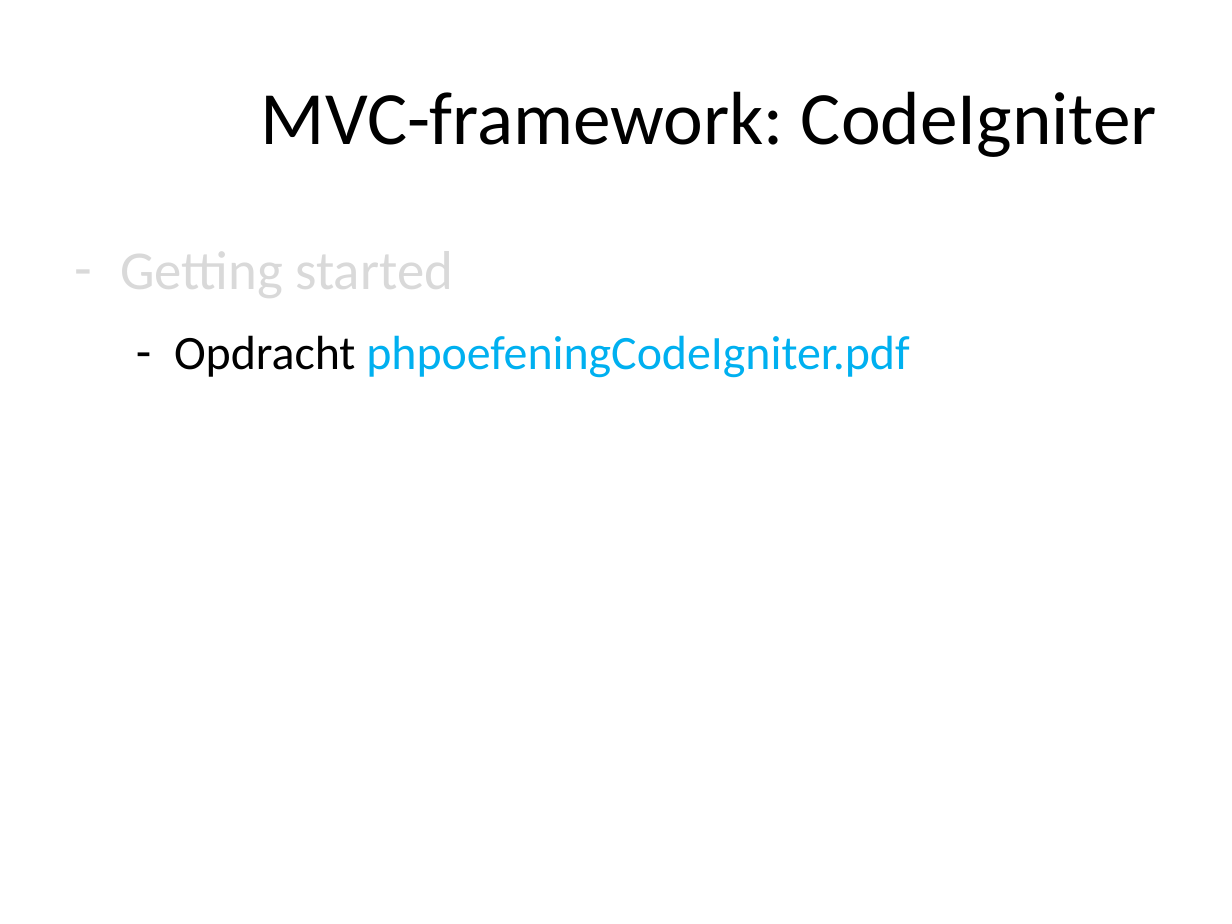
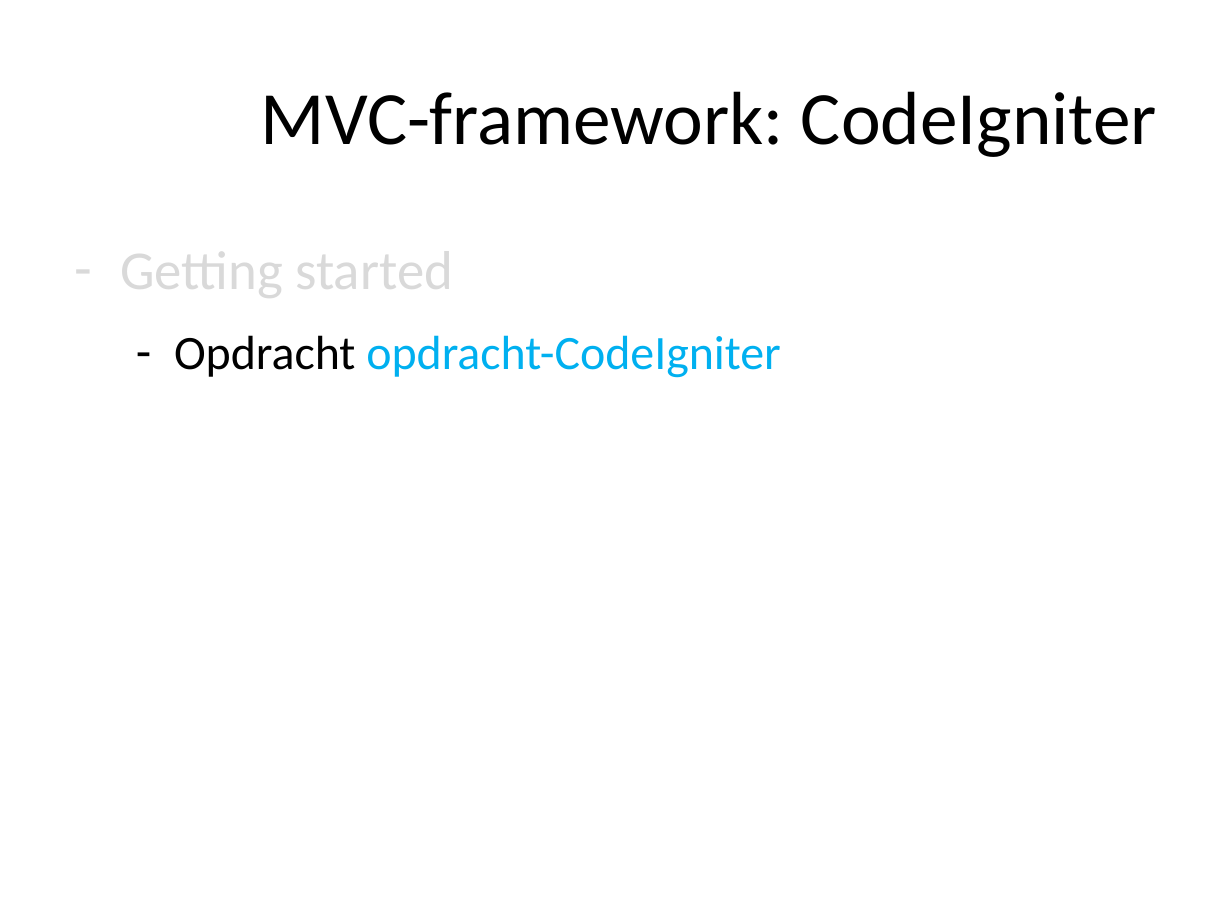
Before and after one commit to ajkea/web-backend-1, a slide deck: slide 246 of public/cursus/web-backend-cursus.pptx. Drawn at 1232x924 pixels with LibreOffice and Linux fonts; fonts in the diff are those of the drawing. Boxes give left, top, right and bottom in pixels: in the first picture for what was removed or moved away, otherwise in the second. Text is boxed around its words. In the diff, an @@ line names an element or a change of style, - is before the commit and + after.

```diff
--- a/public/cursus/web-backend-cursus.pptx
+++ b/public/cursus/web-backend-cursus.pptx
@@ text at (174, 335, 781, 378): text changed @@
-  – Opdracht phpoefeningCodeIgniter.pdf
+  – Opdracht opdracht-CodeIgniter
```
Also in this commit, not shown: 4 other slides changed, 1 slide added, 9 other files.
